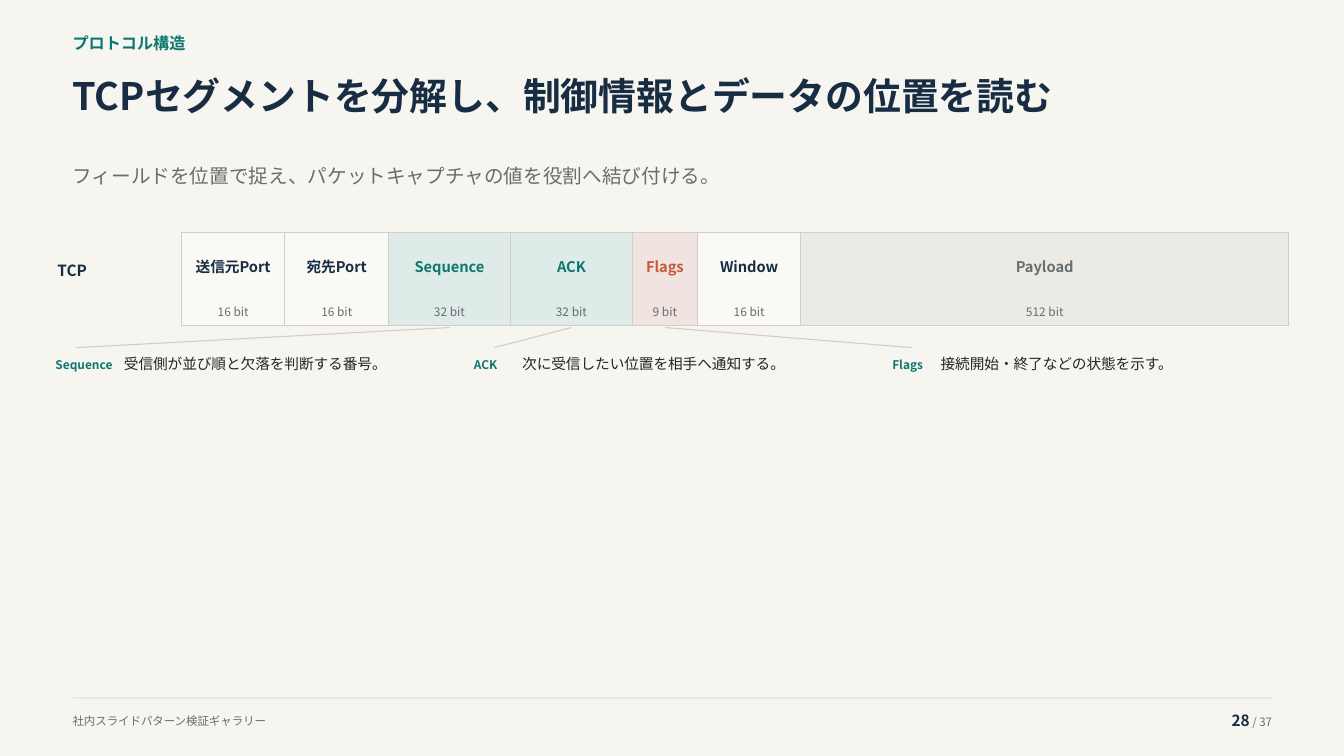
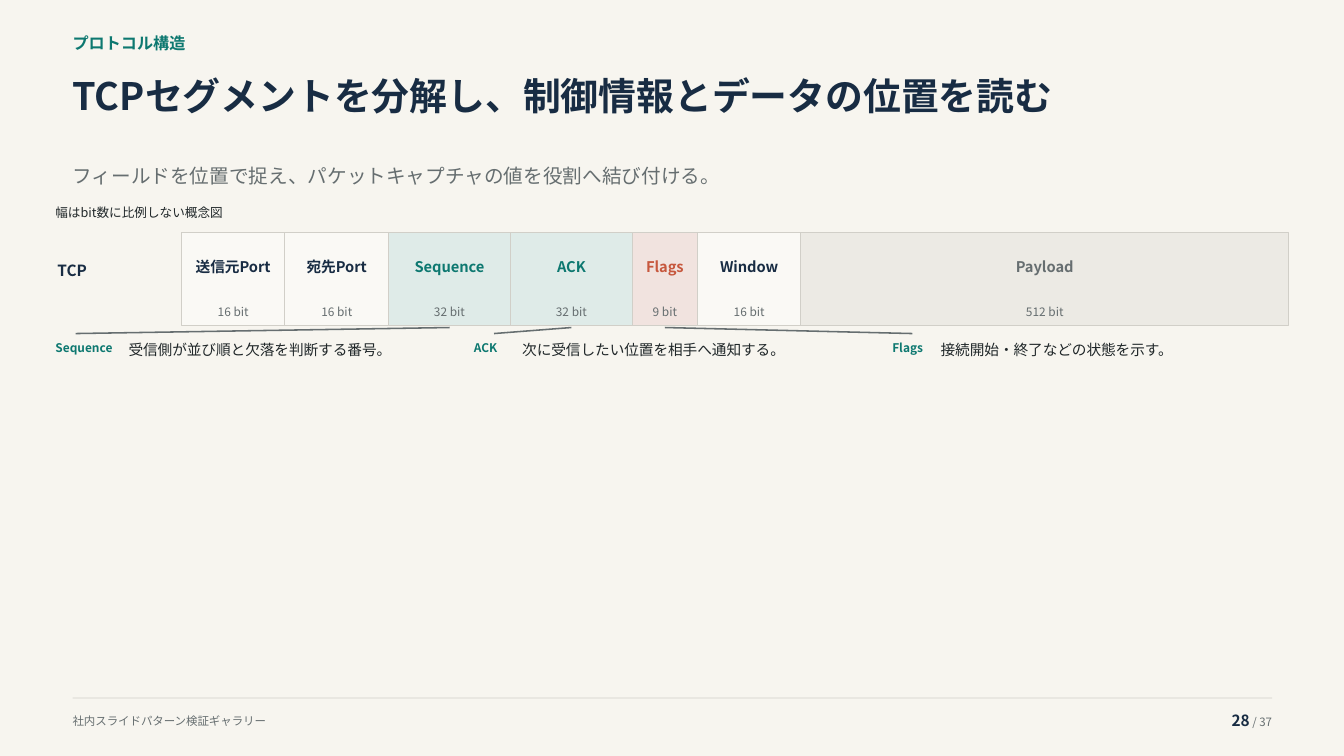
Before and after one commit to thinas1115/pptxdsl, a slide deck: slide 28 of examples/gallery/pattern_gallery.pptx. Drawn at 1344x756 pixels with LibreOffice and Linux fonts; fonts in the diff are those of the drawing. Boxes give left, top, right and bottom in pixels: in the first picture for what was removed or moved away, otherwise in the second. Text is boxed around its words. In the diff, an @@ line names an element or a change of style, - is before the commit and + after.

Commit message:
プロトコル図のマーカー凡例と非比例縮尺を明示する

```diff
--- a/examples/gallery/pattern_gallery.pptx
+++ b/examples/gallery/pattern_gallery.pptx
@@ text added at (55,206,222,218), 9 pt, text #202729 @@
+幅はbit数に比例しない概念図
@@ line moved from (450, 328) - (76, 348) to (450, 328) - (76, 334) @@
@@ line (450, 328) - (76, 334): stroke #D1CFC8 0.8 pt to #666E70 1.1 pt @@
@@ line moved from (572, 328) - (494, 348) to (572, 328) - (494, 334) @@
@@ line (572, 328) - (494, 334): stroke #D1CFC8 0.8 pt to #666E70 1.1 pt @@
@@ line moved from (665, 328) - (912, 348) to (665, 328) - (912, 334) @@
@@ line (665, 328) - (912, 334): stroke #D1CFC8 0.8 pt to #666E70 1.1 pt @@
@@ text "Sequence": place and size @@
-text "Sequence" at (55,360,112,372)
+text "Sequence" at (55,343,112,355)
@@ text "受信側が並び順と欠落を判断する番号。": place and size @@
-text "受信側が並び順と欠落を判断する番号。" at (124,356,387,370)
+text "受信側が並び順と欠落を判断する番号。" at (129,342,392,356)
@@ text "ACK": place and size @@
-text "ACK" at (474,360,497,369)
+text "ACK" at (474,343,497,352)
@@ text "次に受信したい位置を相手へ通知する。": place and size @@
-text "次に受信したい位置を相手へ通知する。" at (522,356,785,370)
+text "次に受信したい位置を相手へ通知する。" at (522,342,785,356)
@@ line spacing 1.3 to 1.08 in 3 elements at (55,343,112,355), (474,343,497,352), (892,342,923,355) @@
@@ text "Flags": place and size @@
-text "Flags" at (892,359,923,372)
+text "Flags" at (892,342,923,355)
@@ text "接続開始・終了などの状態を示す。": place and size @@
-text "接続開始・終了などの状態を示す。" at (941,356,1173,370)
+text "接続開始・終了などの状態を示す。" at (941,342,1173,356)
```
Also in this commit, not shown: 1 other slide changed, 5 other files.
